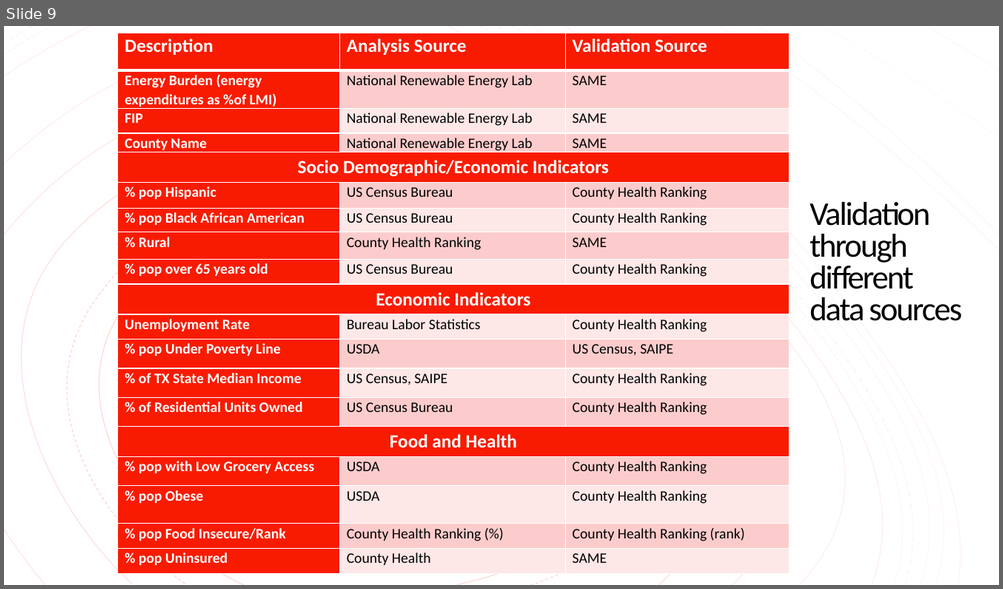
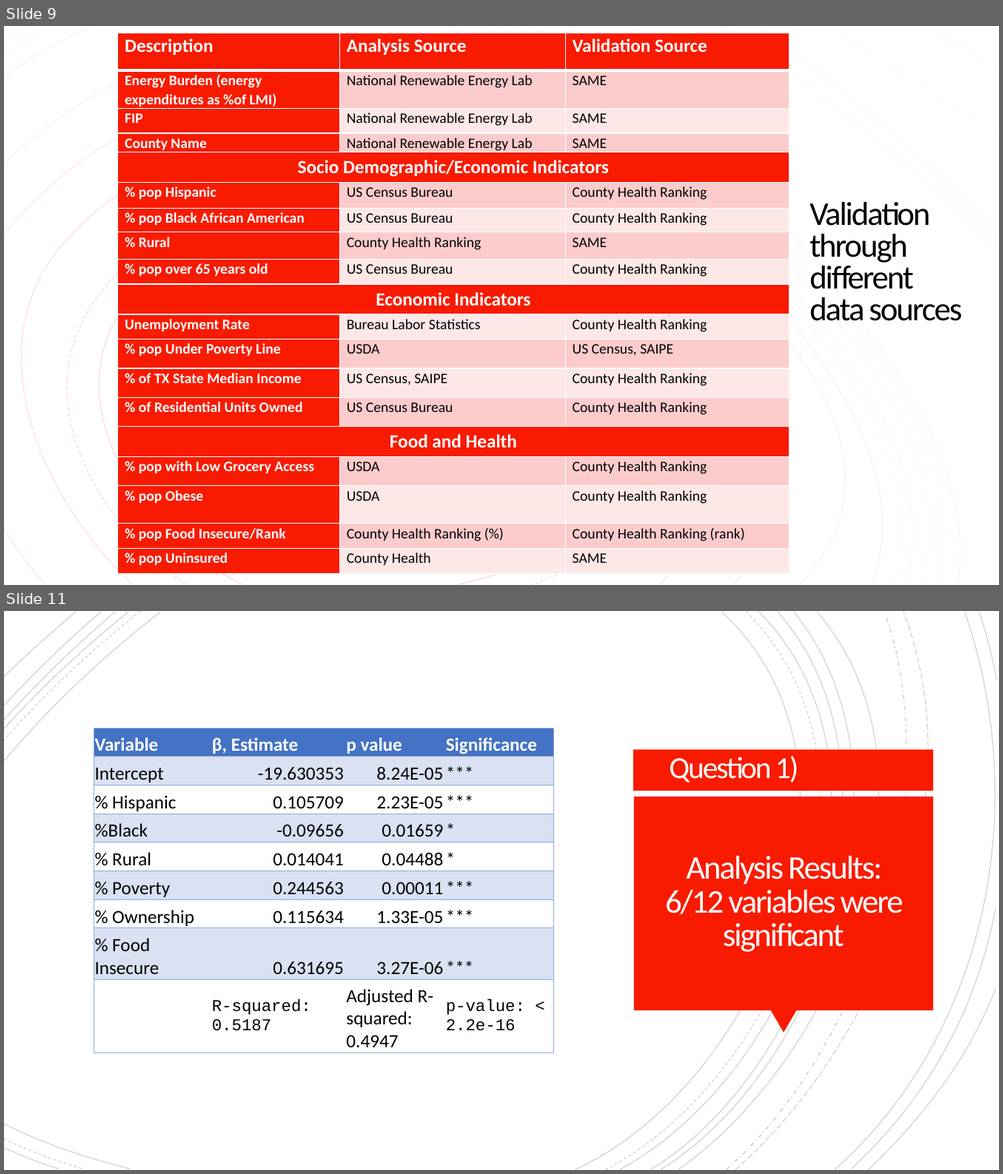
Before and after one commit to cnagbim/Data-Management-Final-Project-Agbim, a slide deck: writing_literature_present/final_presentation.pptx. Shown one above the other, each under a label of ours: slide 9 before the commit, slides 9 and 11 after it; the slides between them are not shown. The pictures are 1003x589 and 1003x1174 pixels, drawn with LibreOffice and Linux fonts; fonts in the diff are those of the drawing. Boxes give left, top, right and bottom in pixels: in the first picture for what was removed or moved away, otherwise in the second. Text is boxed around its words. In the diff, an @@ line names an element or a change of style, - is before the commit and + after.

```diff
--- a/writing_literature_present/final_presentation.pptx
+++ b/writing_literature_present/final_presentation.pptx
@@ slide 11 added at bbox=[4, 611, 999, 1170], background #FFFFFF @@
@@ rectangle added at bbox=[4, 611, 999, 1170], fill #FFFFFF @@
@@ group added at bbox=[4, 611, 997, 1170]: 18 freeform shapes @@
@@ table added at bbox=[94, 728, 553, 1054], 9 rows, 4 columns @@
+Variable | β, Estimate | p value | Significance
+Intercept | -19.630353 | 8.24E-05 | ***
+% Hispanic | 0.105709 | 2.23E-05 | ***
+%Black | -0.09656 | 0.01659 | *
+% Rural | 0.014041 | 0.04488 | *
+% Poverty | 0.244563 | 0.00011 | ***
+% Ownership | 0.115634 | 1.33E-05 | ***
+% Food Insecure | 0.631695 | 3.27E-06 | ***
+ | R-squared: 0.5187 | Adjusted R-squared: 0.4947 | p-value: < 2.2e-16
@@ rectangle added at bbox=[633, 750, 933, 791], fill #F81B02 @@
@@ text added at bbox=[669, 756, 798, 783], 29.6 pt, text #FFFEFF @@
+Question 1)
@@ rectangle added at bbox=[634, 797, 933, 1011], fill #F81B02 @@
@@ title added at bbox=[665, 856, 903, 952], 32 pt, text #FFFEFF @@
+Analysis Results: 6/12 variables were significant
@@ group added at bbox=[4, 611, 999, 1170]: 21 freeform shapes @@
@@ triangle added at bbox=[770, 1011, 797, 1034], fill #F81B02 @@
```
Also in this commit, not shown: 13 slides changed, 2 other slides added, 3 slides removed, 1 other file.
